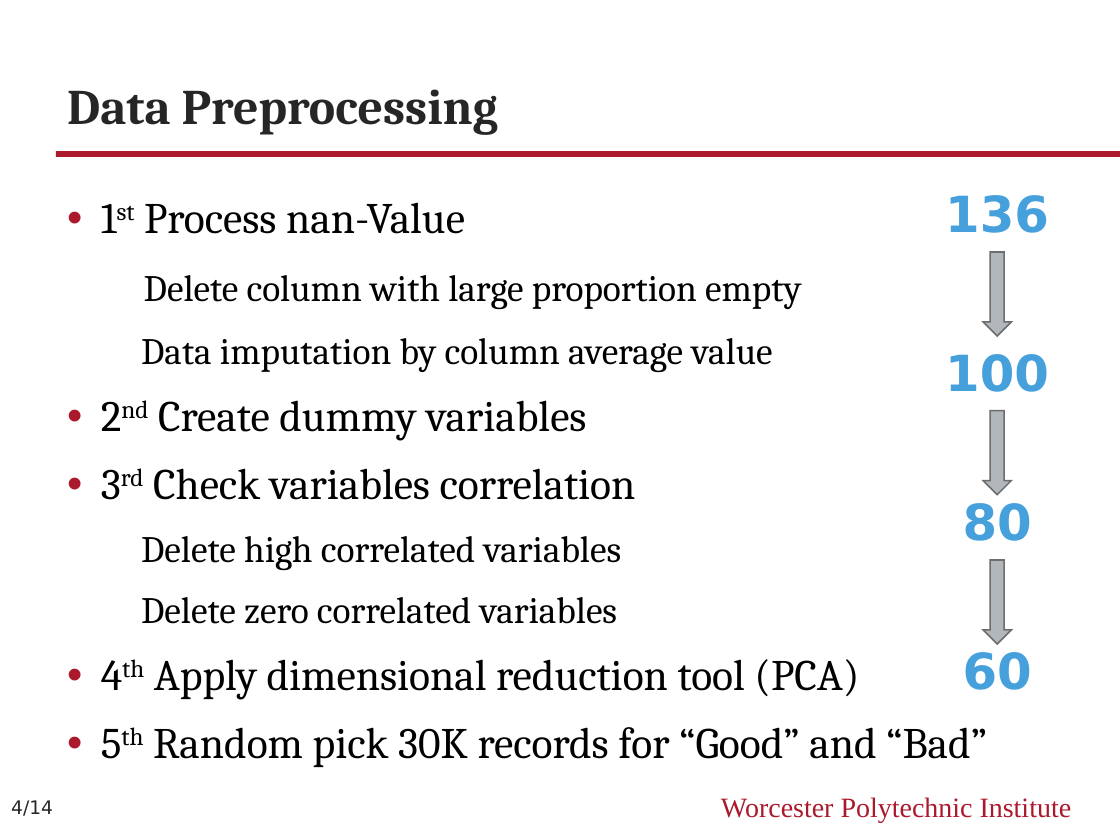
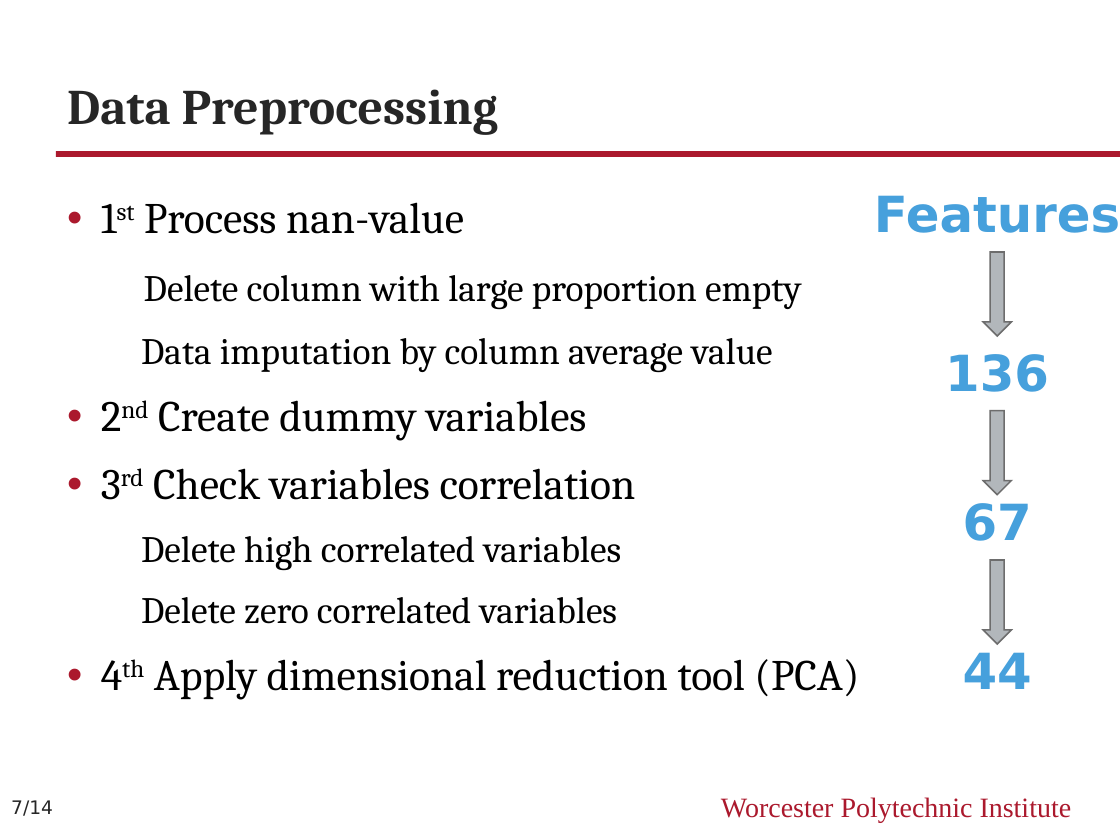
Before and after one commit to WPI-CS539/LendingClub, a slide deck: slide 7 of CS539ML_Final_Presentation.pptx (slide 4 before the commit). Drawn at 1120x840 pixels with LibreOffice and Linux fonts; fonts in the diff are those of the drawing. Boxes give left, top, right and bottom in pixels: in the first picture for what was removed or moved away, otherwise in the second. Text is boxed around its words. In the diff, an @@ line names an element or a change of style, - is before the commit and + after.

```diff
--- a/CS539ML_Final_Presentation.pptx
+++ b/CS539ML_Final_Presentation.pptx
@@ text at box(144, 202, 464, 234): text changed @@
-• 1st Process nan-Value
+• 1st Process nan-value
@@ text at box(874, 195, 1120, 233): text changed @@
-136
+Features
@@ text at box(945, 354, 1049, 392): text changed @@
-100
+136
@@ text at box(963, 503, 1032, 541): text changed @@
-80
+67
@@ text at box(963, 652, 1032, 689): text changed @@
-60
+44
@@ text at box(153, 727, 987, 767): paragraph removed @@
-• 5th Random pick 30K records for “Good” and “Bad”
@@ page number at box(11, 800, 53, 816): text changed @@
-4/14
+7/14
```
Also in this commit, not shown: 1 other slide changed, 4 slides added, 1 slide removed.
